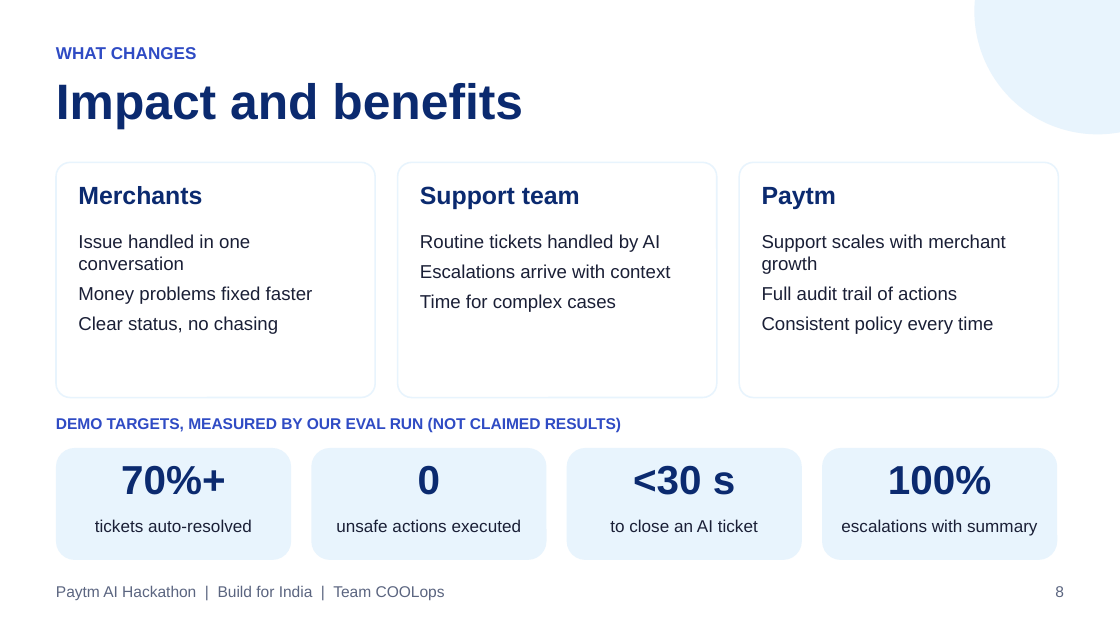
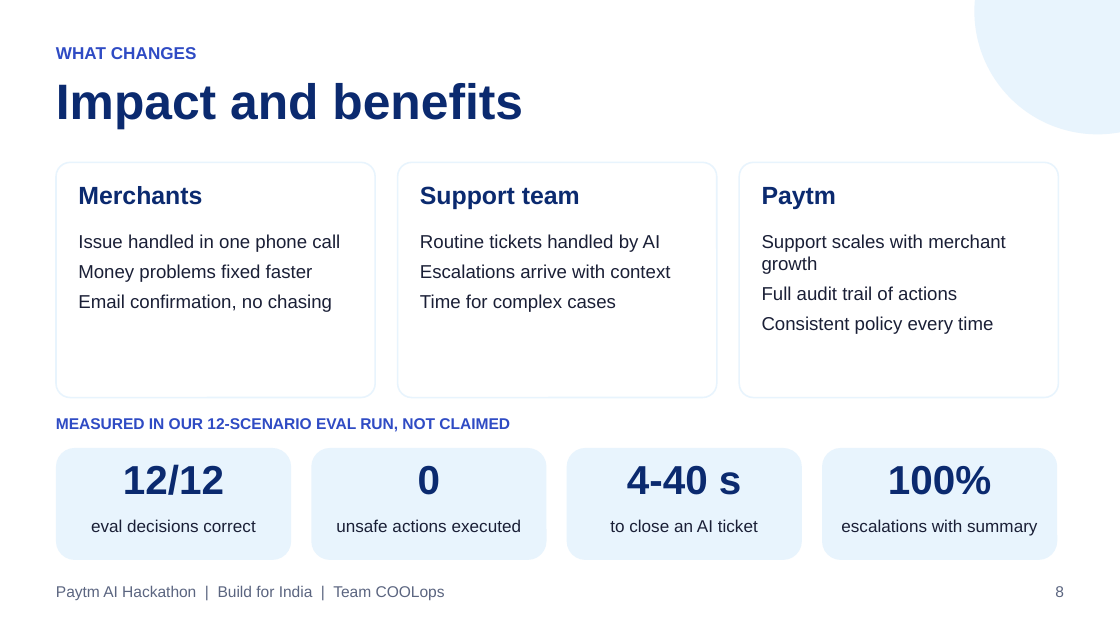
Before and after one commit to basudevghadai1999/paytm-ai-teammate, a slide deck: slide 8 of Paytm_AI_Teammate.pptx. Drawn at 1120x630 pixels with LibreOffice and Linux fonts; fonts in the diff are those of the drawing. Boxes give left, top, right and bottom in pixels: in the first picture for what was removed or moved away, otherwise in the second. Text is boxed around its words. In the diff, an @@ line names an element or a change of style, - is before the commit and + after.

```diff
--- a/Paytm_AI_Teammate.pptx
+++ b/Paytm_AI_Teammate.pptx
@@ text at box(78, 234, 340, 252): text changed @@
-Issue handled in one conversation
+Issue handled in one phone call
@@ text at box(78, 294, 332, 312): text changed @@
-Clear status, no chasing
+Email confirmation, no chasing
@@ text at box(56, 418, 510, 432): text changed @@
-DEMO TARGETS, MEASURED BY OUR EVAL RUN (NOT CLAIMED RESULTS)
+MEASURED IN OUR 12-SCENARIO EVAL RUN, NOT CLAIMED
@@ text at box(123, 464, 224, 495): text changed @@
-70%+
+12/12
@@ text at box(627, 465, 741, 495): text changed @@
-<30 s
+4-40 s
@@ text at box(91, 519, 255, 532): text changed @@
-tickets auto-resolved
+eval decisions correct
```
Also in this commit, not shown: 6 other slides changed, 8 other files.
